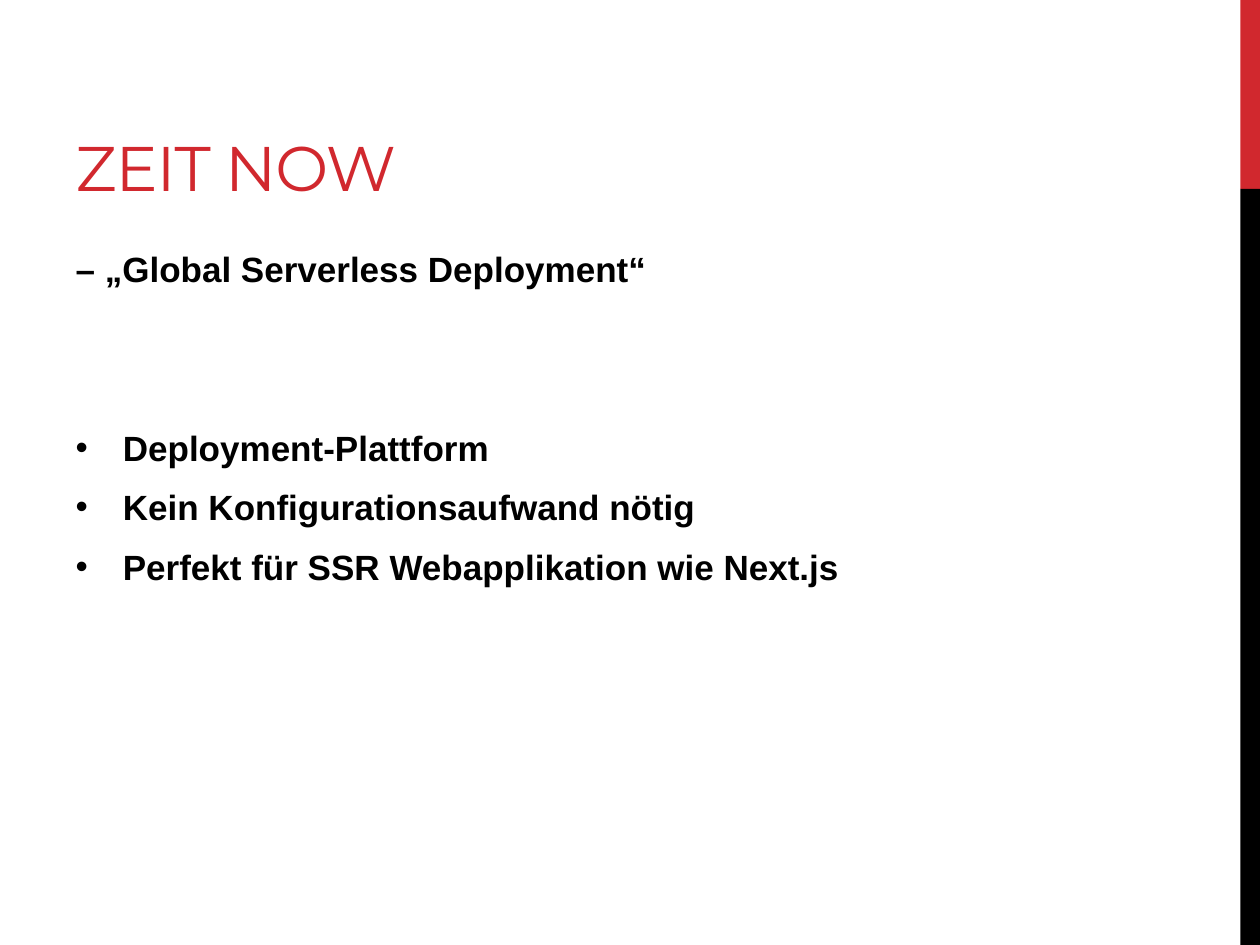
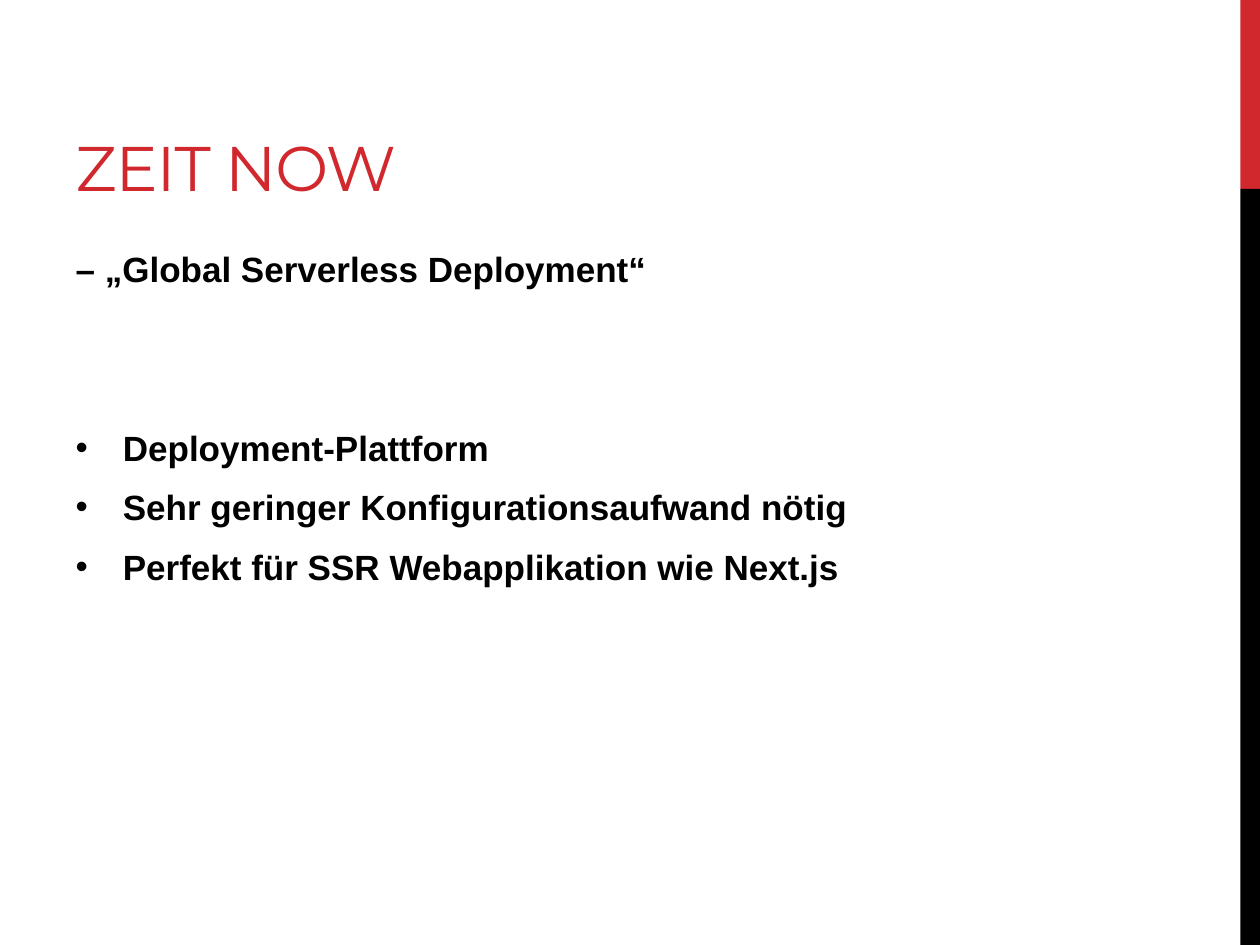
Before and after one commit to kr4cher/nextjs-ePortfolio, a slide deck: slide 8 of slides/ePortfolio-Next.js.pptx. Drawn at 1260x945 pixels with LibreOffice and Linux fonts; fonts in the diff are those of the drawing. Boxes give left, top, right and bottom in pixels: in the first picture for what was removed or moved away, otherwise in the second. Text is boxed around its words. In the diff, an @@ line names an element or a change of style, - is before the commit and + after.

```diff
--- a/slides/ePortfolio-Next.js.pptx
+++ b/slides/ePortfolio-Next.js.pptx
@@ text at (x1=123, y1=494, x2=847, y2=527): text changed @@
-• Kein Konfigurationsaufwand nötig
+• Sehr geringer Konfigurationsaufwand nötig
```
Also in this commit, not shown: 1 other slide changed.
